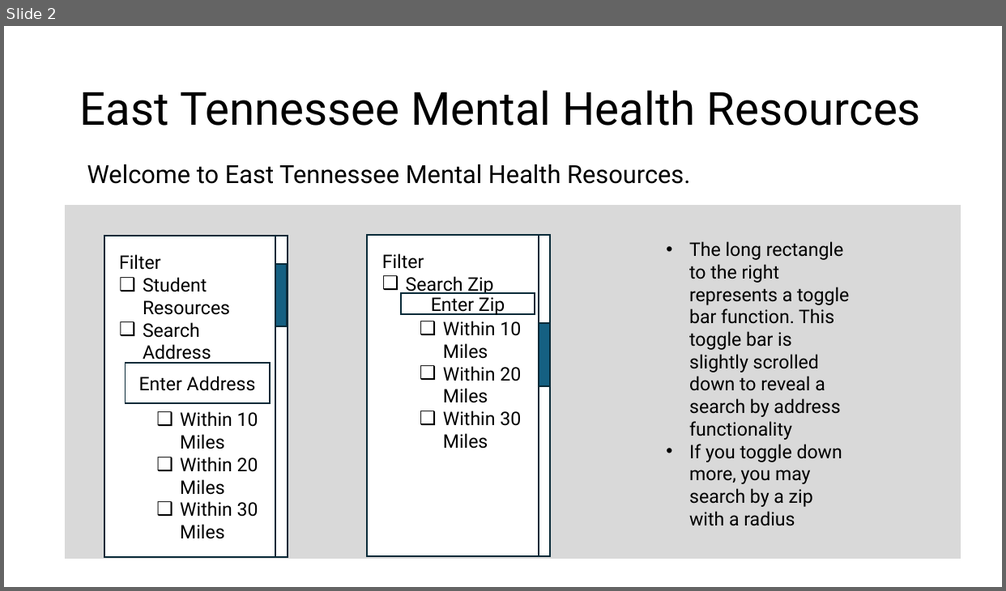
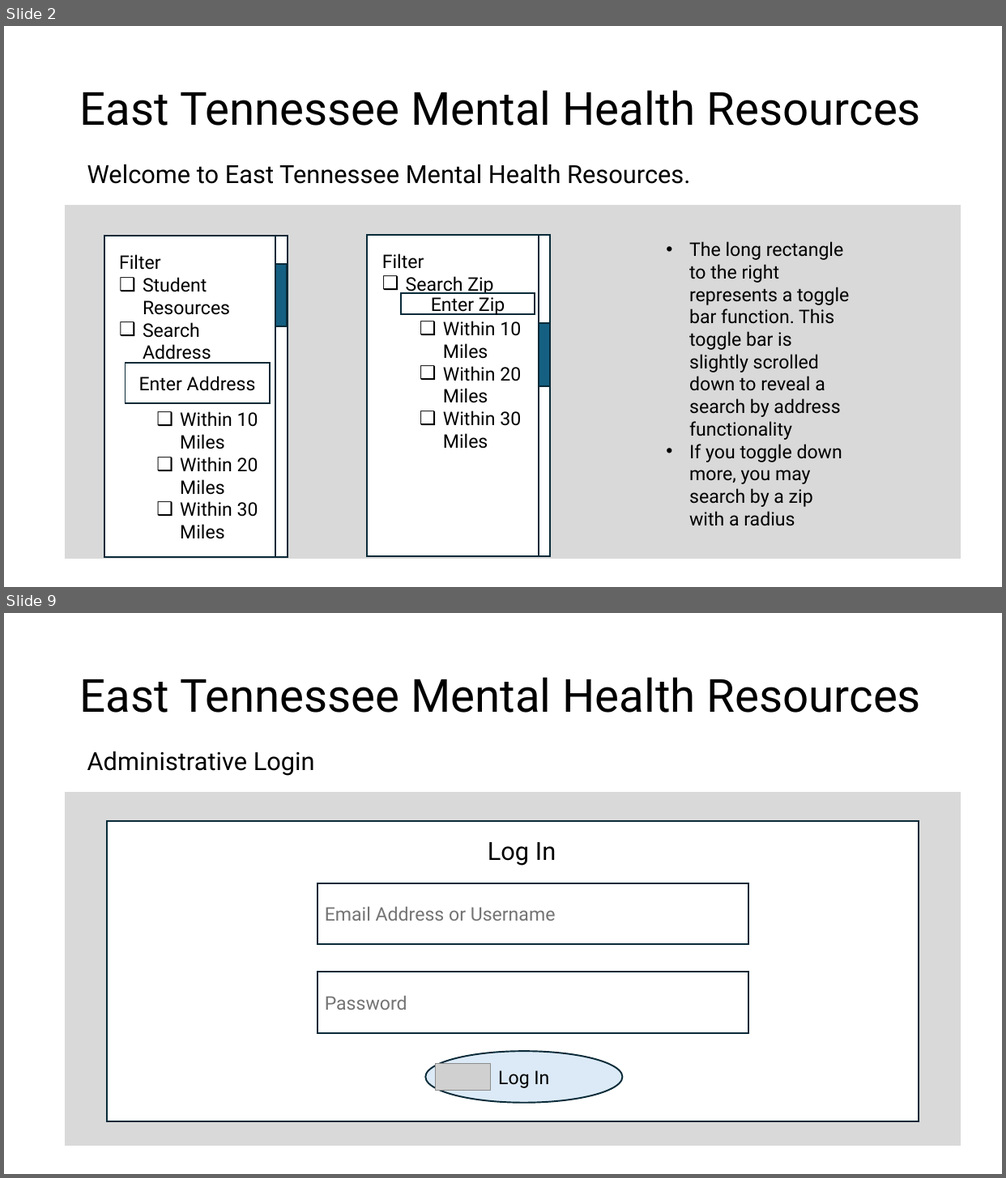
Before and after one commit to ReislerJ/East_TN_MH_Resources, a slide deck: Mock Slides.pptx. Shown one above the other, each under a label of ours: slide 2 before the commit, slides 2 and 9 after it; the slides between them are not shown. The pictures are 1006x591 and 1006x1178 pixels, drawn with LibreOffice and Linux fonts; fonts in the diff are those of the drawing; grey boxes stand for pictures; background and template pictures are left out. Boxes give left, top, right and bottom in pixels: in the first picture for what was removed or moved away, otherwise in the second. Text is boxed around its words. In the diff, an @@ line names an element or a change of style, - is before the commit and + after.

```diff
--- a/Mock Slides.pptx
+++ b/Mock Slides.pptx
@@ slide 9 added at (4, 613, 1002, 1174), background picture (left out) @@
@@ title added at (80, 677, 921, 713), 44 pt, text #000000 @@
+East Tennessee Mental Health Resources
@@ text added at (87, 752, 315, 776), 24 pt, text #000000 @@
+Administrative Login
@@ rectangle added at (66, 794, 960, 1145), fill #D9D9D9, outline #D9D9D9 1.5 pt @@
@@ rectangle added at (107, 821, 918, 1122), fill #FFFFFF, outline #092A39 1.5 pt @@
@@ text added at (488, 842, 556, 866), 24 pt, text #000000 @@
+Log In
@@ rectangle added at (317, 884, 748, 944), fill #FFFFFF, outline #092A39 1.5 pt, 18 pt, text #747474 @@
+Email Address or Username
@@ rectangle added at (317, 973, 748, 1033), fill #FFFFFF, outline #092A39 1.5 pt, 18 pt, text #747474 @@
+Password
@@ ellipse added at (425, 1052, 622, 1103), fill #DCEAF7, outline #092A39 1.5 pt, 18 pt, text #000000 @@
+Log In
@@ picture added at (436, 1063, 491, 1091) @@
```
Also in this commit, not shown: 7 slides changed, 1 other slide added, 1 other file.
